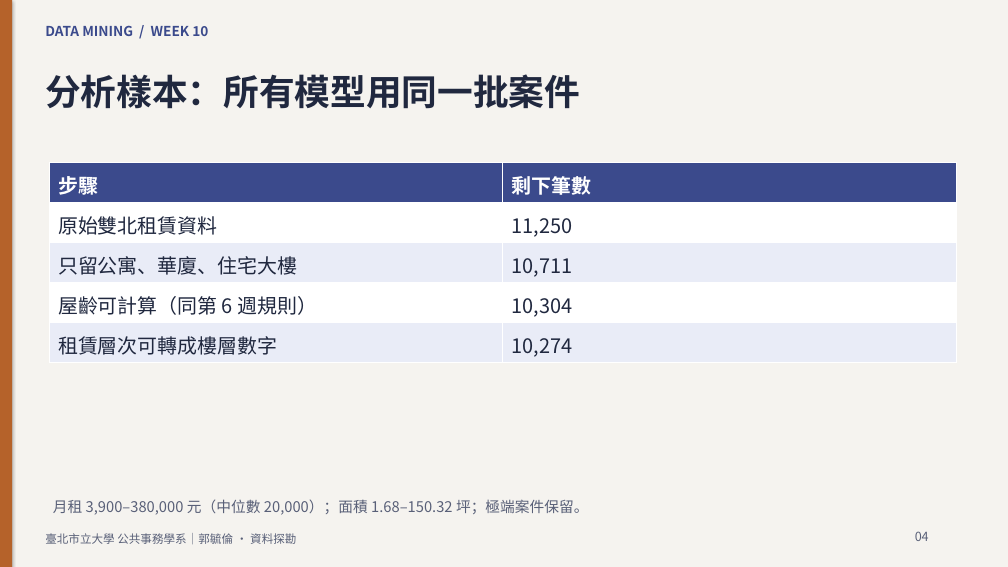
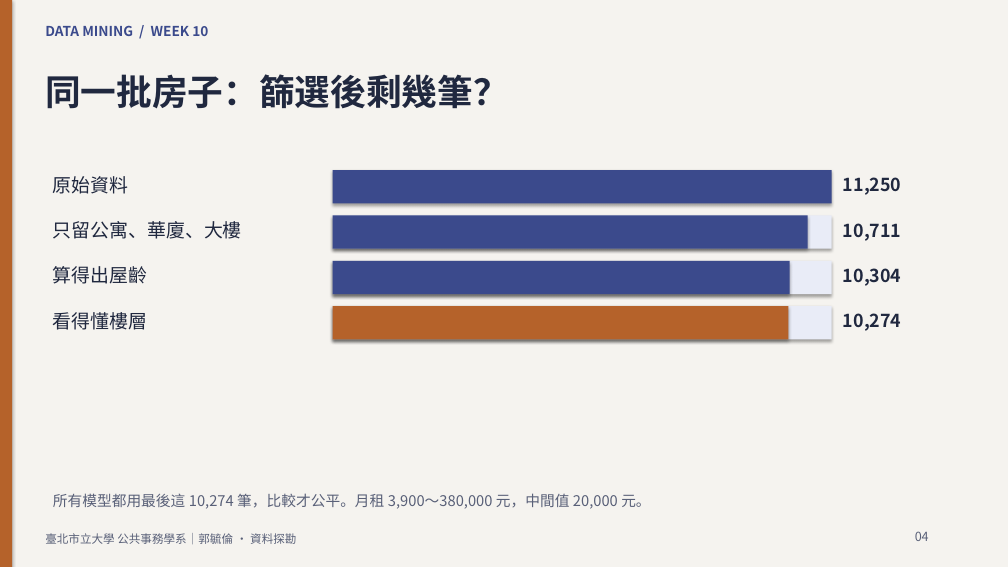
Before and after one commit to knut921/datamining-course, a slide deck: slide 4 of assets/slides/week10.pptx. Drawn at 1008x567 pixels with LibreOffice and Linux fonts; fonts in the diff are those of the drawing. Boxes give left, top, right and bottom in pixels: in the first picture for what was removed or moved away, otherwise in the second. Text is boxed around its words. In the diff, an @@ line names an element or a change of style, - is before the commit and + after.

```diff
--- a/assets/slides/week10.pptx
+++ b/assets/slides/week10.pptx
@@ text at bbox=[45, 74, 509, 109]: text changed @@
-分析樣本：所有模型用同一批案件
+同一批房子：篩選後剩幾筆？
@@ table removed at bbox=[49, 163, 957, 363], 5 rows, 2 columns @@
-步驟 | 剩下筆數
-原始雙北租賃資料 | 11,250
-只留公寓、華廈、住宅大樓 | 10,711
-屋齡可計算（同第 6 週規則） | 10,304
-租賃層次可轉成樓層數字 | 10,274
@@ text added at bbox=[53, 176, 129, 194], 18 pt, text #20283F @@
+原始資料
@@ rectangle added at bbox=[333, 170, 832, 203], fill #3B4A8C @@
@@ text added at bbox=[843, 177, 902, 195], 17 pt, text #20283F, bold @@
+11,250
@@ text added at bbox=[53, 221, 242, 239], 18 pt, text #20283F @@
+只留公寓、華廈、大樓
@@ rectangle added at bbox=[333, 216, 832, 249], fill #E9ECF7 @@
@@ rectangle added at bbox=[333, 216, 808, 249], fill #3B4A8C @@
@@ text added at bbox=[843, 223, 902, 241], 17 pt, text #20283F, bold @@
+10,711
@@ text added at bbox=[53, 266, 148, 284], 18 pt, text #20283F @@
+算得出屋齡
@@ rectangle added at bbox=[333, 261, 832, 294], fill #E9ECF7 @@
@@ rectangle added at bbox=[333, 261, 790, 294], fill #3B4A8C @@
@@ text added at bbox=[843, 268, 902, 286], 17 pt, text #20283F, bold @@
+10,304
@@ text added at bbox=[53, 312, 148, 330], 18 pt, text #20283F @@
+看得懂樓層
@@ rectangle added at bbox=[333, 306, 832, 340], fill #E9ECF7 @@
@@ rectangle added at bbox=[333, 306, 789, 340], fill #B5622A @@
@@ text added at bbox=[843, 313, 902, 331], 17 pt, text #20283F, bold @@
+10,274
@@ text at bbox=[53, 493, 650, 509]: text changed @@
-月租 3,900–380,000 元（中位數 20,000）；面積 1.68–150.32 坪；極端案件保留。
+所有模型都用最後這 10,274 筆，比較才公平。月租 3,900～380,000 元，中間值 20,000 元。
```
Also in this commit, not shown: 13 other slides changed, 3 slides added, 2 slides removed, 17 other files.
